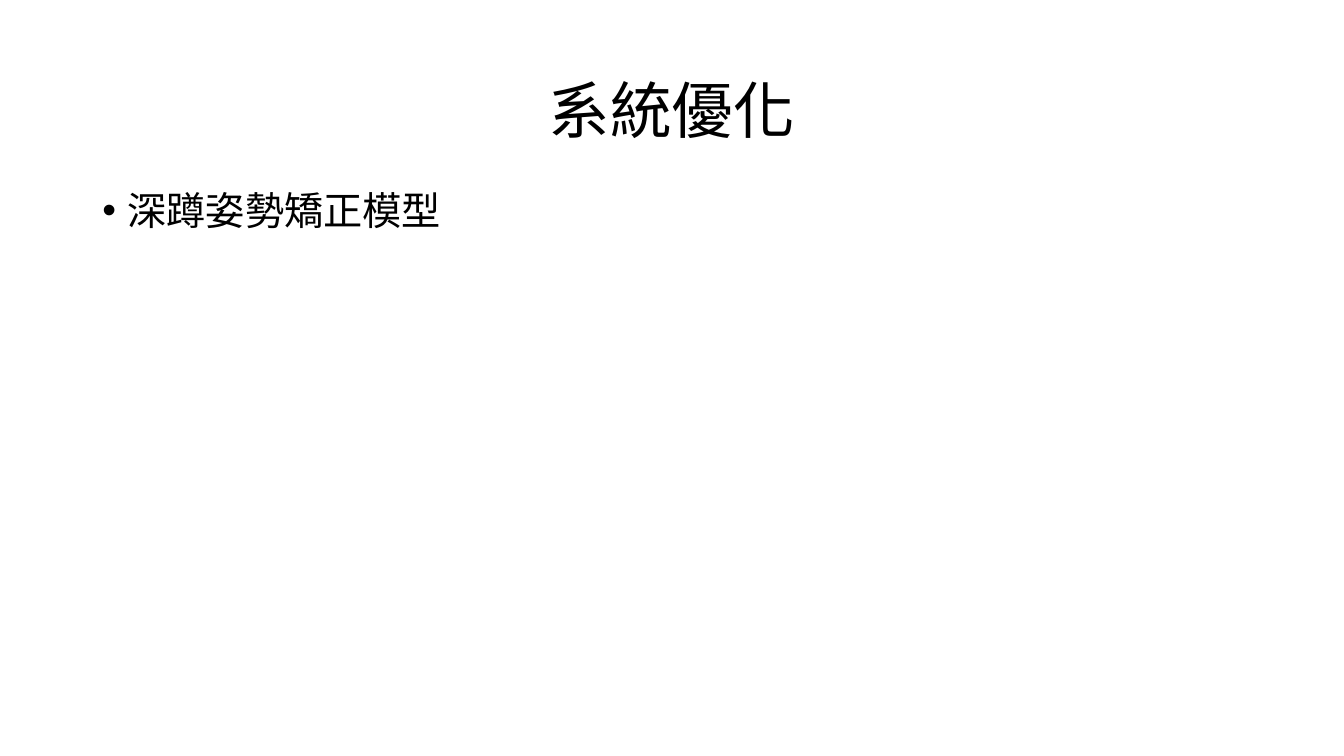
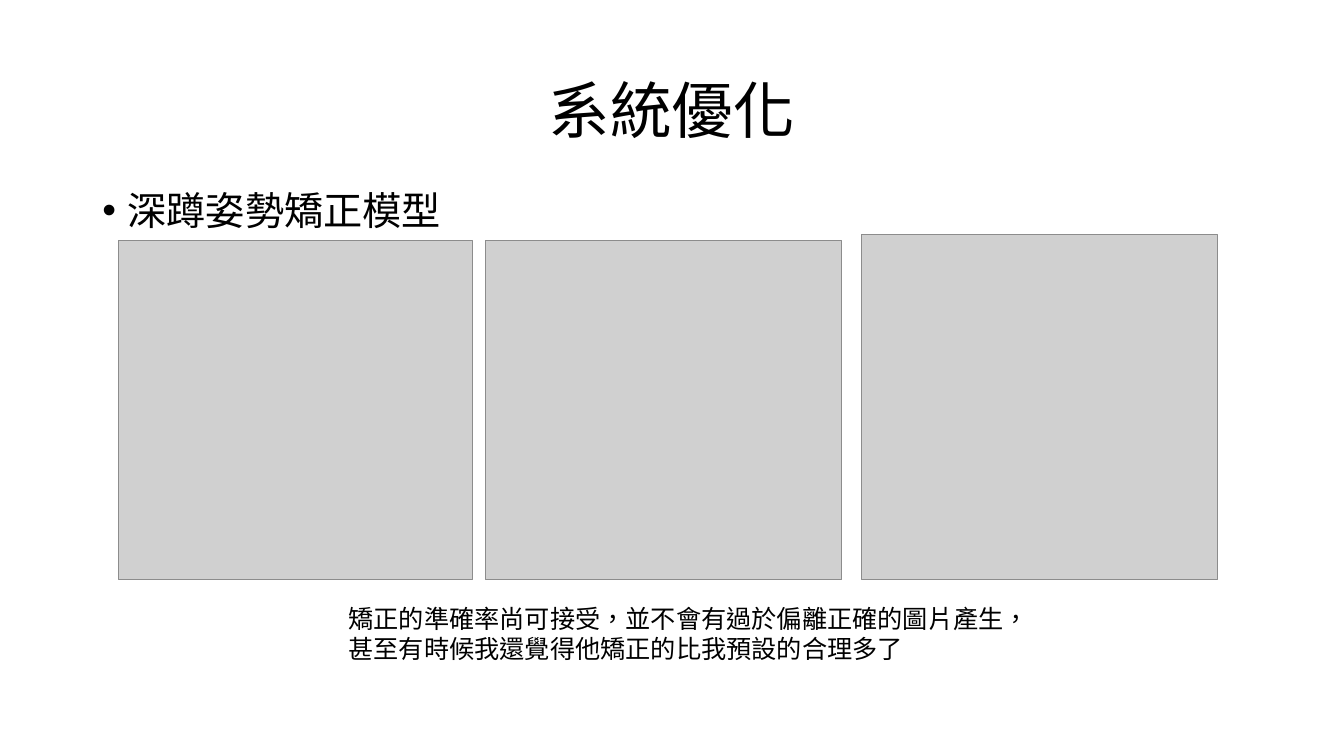
Before and after one commit to mizulun/seatpose-system, a slide deck: slide 4 of week2進度報告.pptx. Drawn at 1344x756 pixels with LibreOffice and Linux fonts; fonts in the diff are those of the drawing; grey boxes stand for pictures. Boxes give left, top, right and bottom in pixels: in the first picture for what was removed or moved away, otherwise in the second. Text is boxed around its words. In the diff, an @@ line names an element or a change of style, - is before the commit and + after.

```diff
--- a/week2進度報告.pptx
+++ b/week2進度報告.pptx
@@ picture added at (861,235,1217,581) @@
@@ picture added at (119,240,473,580) @@
@@ picture added at (486,240,842,580) @@
@@ text added at (348,606,1028,660), 18 pt, text #000000 @@
+矯正的準確率尚可接受，並不會有過於偏離正確的圖片產生，
+甚至有時候我還覺得他矯正的比我預設的合理多了
```
Also in this commit, not shown: 1 other slide changed, 1 other file.
